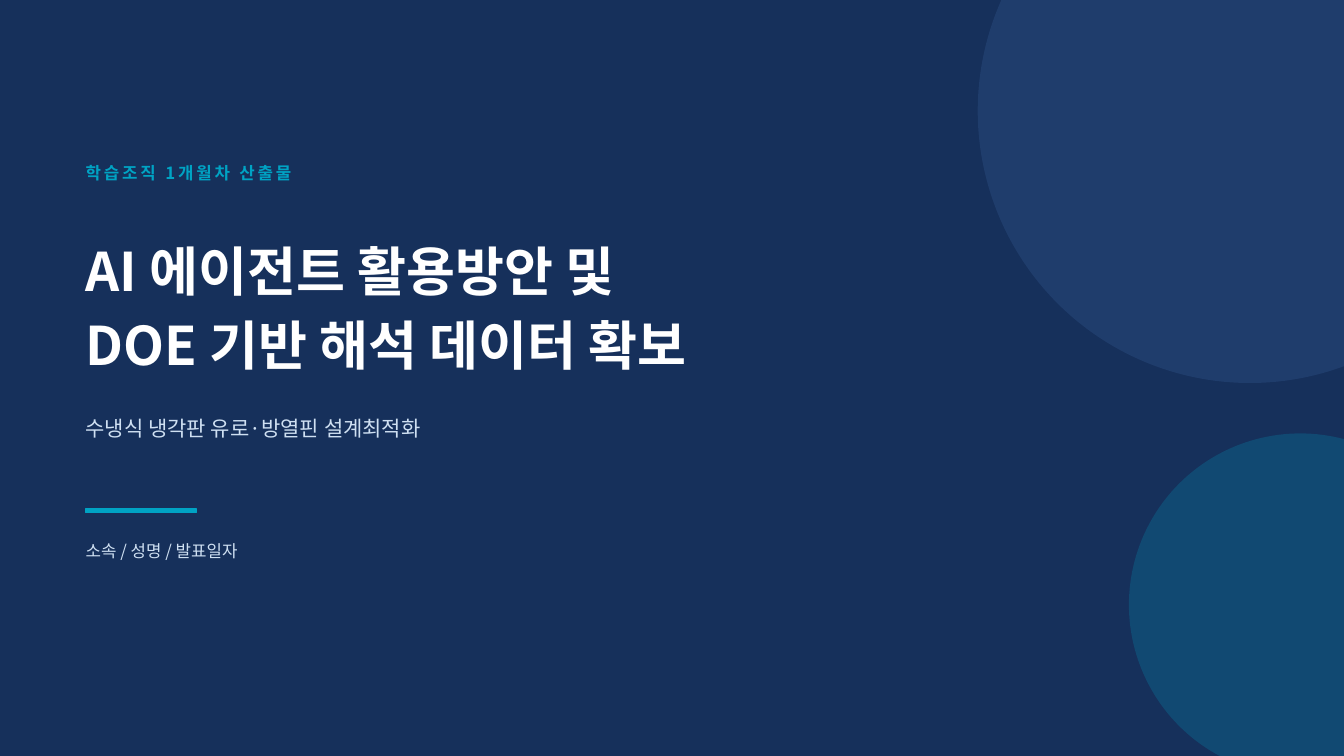
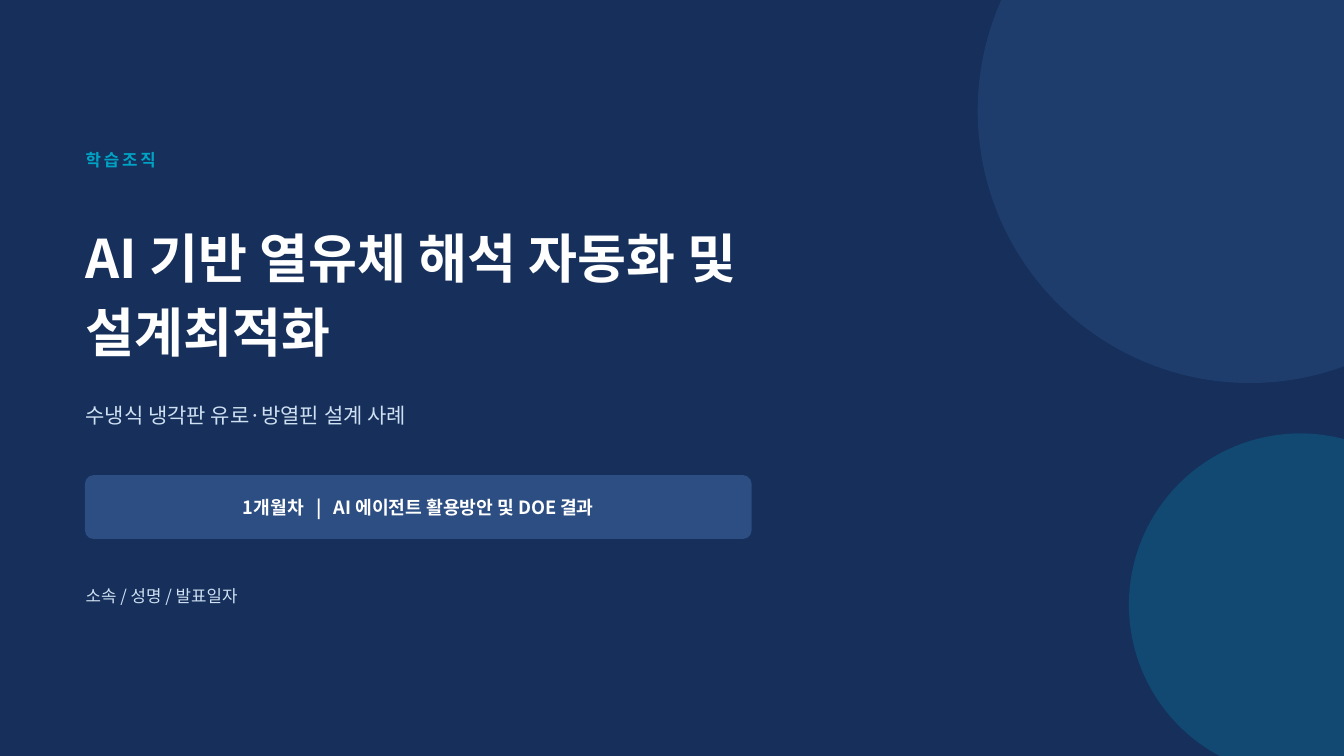
Before and after one commit to yjs9716/dddd, a slide deck: slide 1 of 1개월차_AI에이전트_활용방안_및_DOE결과.pptx. Drawn at 1344x756 pixels with LibreOffice and Linux fonts; fonts in the diff are those of the drawing. Boxes give left, top, right and bottom in pixels: in the first picture for what was removed or moved away, otherwise in the second. Text is boxed around its words. In the diff, an @@ line names an element or a change of style, - is before the commit and + after.

```diff
--- a/1개월차_AI에이전트_활용방안_및_DOE결과.pptx
+++ b/1개월차_AI에이전트_활용방안_및_DOE결과.pptx
@@ text at bbox=[86, 152, 156, 168]: text changed @@
-학습조직 1개월차 산출물
+학습조직
@@ text at bbox=[86, 233, 736, 357]: text changed @@
-AI 에이전트 활용방안 및
-DOE 기반 해석 데이터 확보
+AI 기반 열유체 해석 자동화 및
+설계최적화
@@ text at bbox=[86, 405, 406, 425]: text changed @@
-수냉식 냉각판 유로·방열핀 설계최적화
+수냉식 냉각판 유로·방열핀 설계 사례
@@ rounded rectangle added at bbox=[86, 476, 751, 538], fill #2C4E82, outline #2C4E82 1 pt @@
@@ rectangle removed at bbox=[86, 509, 197, 513] @@
@@ text added at bbox=[243, 498, 593, 516], 13 pt, text #FFFFFF, bold @@
+1개월차 | AI 에이전트 활용방안 및 DOE 결과
@@ text "소속 / 성명 / 발표일자": place and size @@
-text "소속 / 성명 / 발표일자" at bbox=[86, 543, 238, 559]
+text "소속 / 성명 / 발표일자" at bbox=[86, 588, 238, 604]
```
Also in this commit, not shown: 1 other file.
